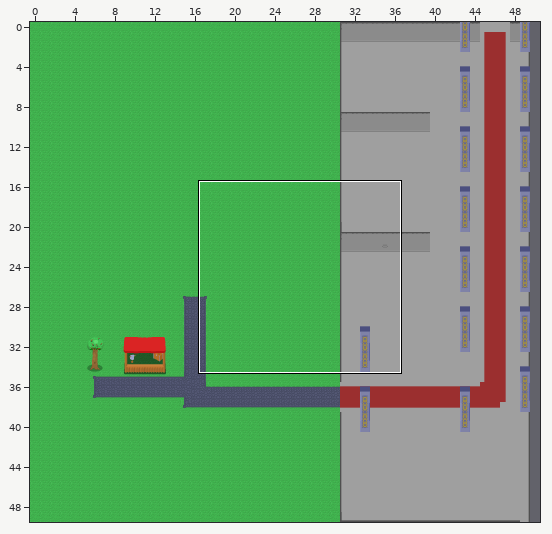
Two states of a Tiled map, assets/mapas/mapa.tmx. Above, an overview of the earlier version with the close-up marked.
Close-up. Before the edit:
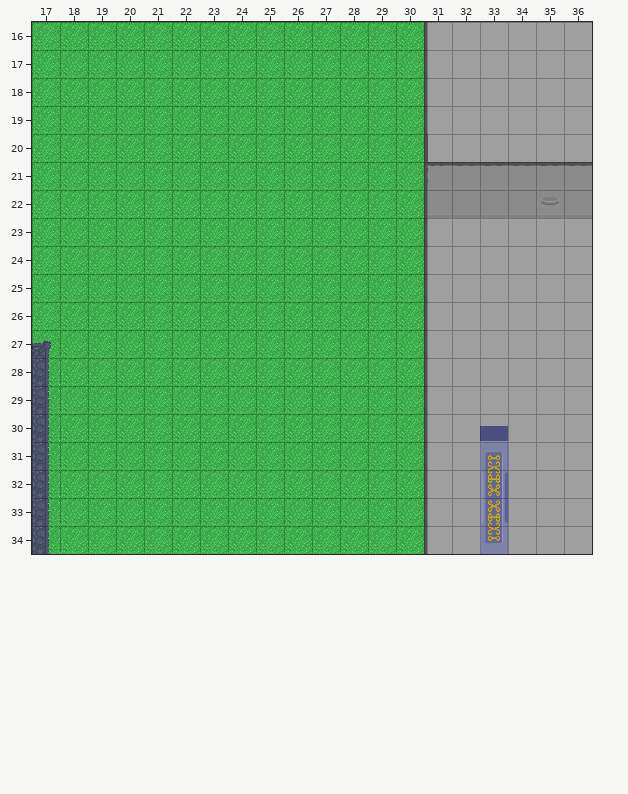
Cells are 32x32 px. Shown: x 17..36, y 16..34. The commit also changed other parts of the map, which this record leaves out.
New version:
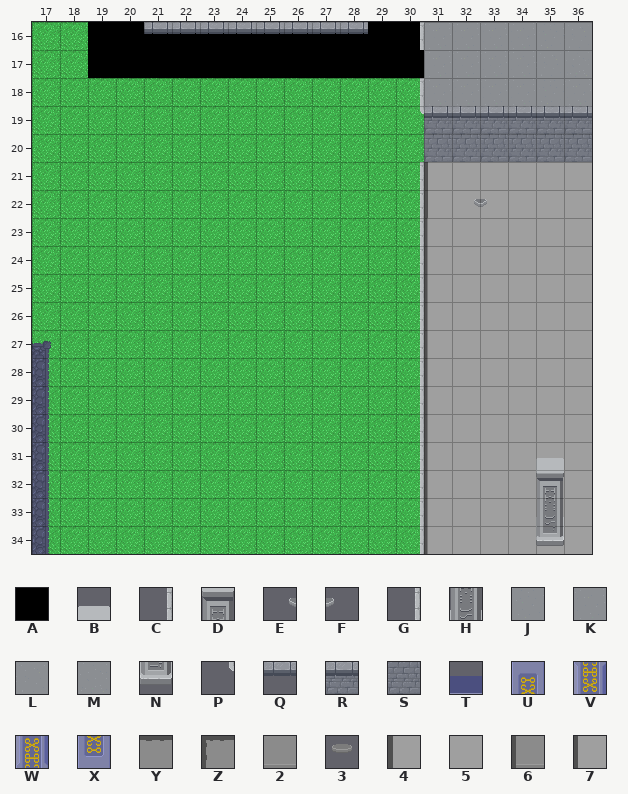
Key: from "algo": A 0, B 408, C 502, D 508, E 510, F 511, G 602, H 608, J 703, K 704, L 706, M 707, N 708, P 802, Q 900, R 902, S 1002; from "columna": T 0, U 1, V 2, W 3, X 4; from "taller2": Y 8, Z 9, 2 23, 3 25, 4 30, 5 31, 6 39, 7 54.
_ is an empty cell, # one hidden under a higher layer.
Tiles of an added or newly shown layer are drawn over the layers below it.
The exact change:
Layer "negro" (added):
y 16..17: x 19..30 ____________ -> AAAAAAAAAAAA
Layer "pisoInterior":
y 16: x 31..36 755555 -> KKKKJL
y 17: x 31..36 755555 -> KKKKLM
y 18: x 31..36 755555 -> KKKKJK
y 19: x 31..36 755555 -> ######
y 21..34: x 30 _ -> G
Layer "taller":
y 16: x 30 _ -> C
y 18: x 30 _ -> C
y 19: x 30..36 _______ -> PRRRRRR
y 20: x 31..36 455555 -> SSSSSS
y 21: x 31..36 ZYYYYY -> ______
y 22: x 31..36 622222 -> ______
Layer "habitacion" (added):
y 16: x 21..28 ________ -> QQQQQQQQ
Layer "columnas":
y 30: x 33 T -> _
y 31: x 33 U -> _; x 35 _ -> B
y 32: x 33 V -> _; x 35 _ -> D
y 33: x 33 W -> _; x 35 _ -> H
y 34: x 33 X -> _; x 35 _ -> N
Layer "braseros":
y 22: x 32..33 __ -> EF; x 35 3 -> _
Changed places in both close-ups, as pixel boxes (x1, y1, x2, y2):
changed: (88, 22, 592, 554)
